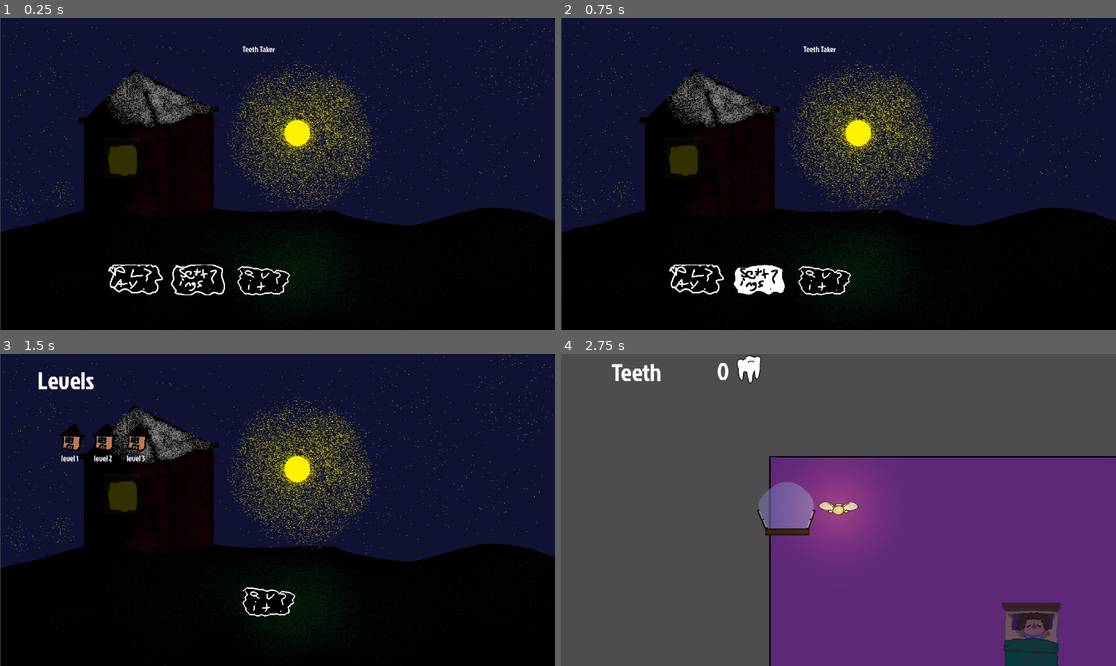
Above: before the commit, frames 1-4 (two rows, left to right).
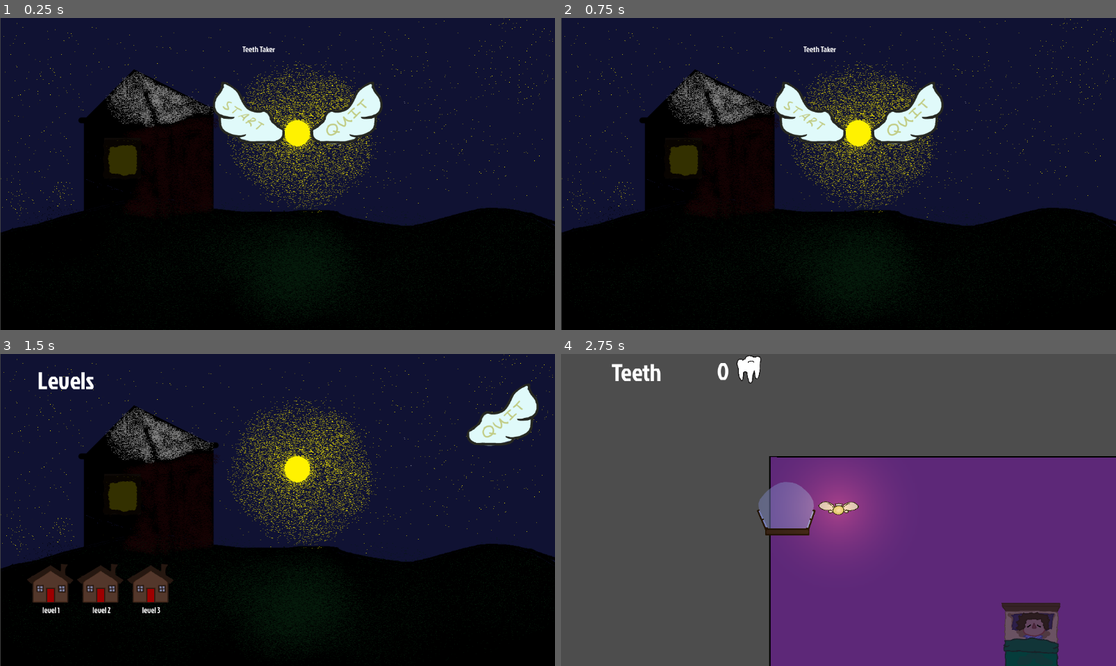
Above: after the commit, the same moments.

Repository: Cthulhu5227/Collector_videogame
Game: Godot game, scene res://main_menu.tscn
Two runs of this game, one before a commit and one after it. Both use one fixed random seed, a clock stepped at 60 frames per second and the inputs below.
Inputs (mouse positions are in pixels of both pictures, inside the frame that each line leads up to; where the layout moved, square brackets give the same spot in the first picture):
- Up to frame 1 (0.25 s): no input
- Up to frame 2 (0.75 s): click (760, 280) at 0.52 s
- Up to frame 3 (1.5 s): click (249, 450) [138, 616] at 1.25 s
- Up to frame 4 (2.75 s): click "level 1" at 2 s

The runs differ from the first frame. In frame 1, 3.4% of the frame differs, in the area x 19-69%, y 21-89%; in frame 2, 3.7%; in frame 3, 4.5%, in the area x 4-97%, y 10-85%; in frame 4, nothing differs.

Commit message:
update icons

Diff:
--- a/level_menu.gd
+++ b/level_menu.gd
@@ -16,9 +16,6 @@
 		clone.get_node("Label").text = "level %d" % (level+1)
 		level_container.add_child(clone)
 
-
-
 func load_level(level_number: int):
 	var level_path = "res://levels/level_%d.tscn" % level_number
-
 	return level_path
--- a/level_menu.tscn
+++ b/level_menu.tscn
@@ -1,13 +1,15 @@
-[gd_scene load_steps=8 format=3 uid="uid://vwwap5brwk8m"]
+[gd_scene load_steps=9 format=3 uid="uid://vwwap5brwk8m"]
 
 [ext_resource type="Script" uid="uid://emsltq2jrsih" path="res://level_menu.gd" id="1_lnidy"]
 [ext_resource type="Texture2D" uid="uid://dsf2v8vjsxxab" path="res://assets/title screen.png" id="2_gd4f1"]
-[ext_resource type="Texture2D" uid="uid://d4lasqjwyn2xn" path="res://assets/quit_test.png" id="2_w32vy"]
-[ext_resource type="Texture2D" uid="uid://c5kahe2avqb5h" path="res://assets/quit_hover_test.png" id="3_gd4f1"]
+[ext_resource type="FontFile" uid="uid://b85gv5ftrx6vg" path="res://assets/fonts/JockeyOne-Regular.otf" id="3_7blhc"]
 [ext_resource type="Script" uid="uid://bslujryosl65c" path="res://quit_button.gd" id="4_7blhc"]
-[ext_resource type="Texture2D" uid="uid://pikc035wvieh" path="res://assets/level_icon_test.png" id="6_w32vy"]
+[ext_resource type="Texture2D" uid="uid://cxi3kmc7fauk3" path="res://assets/sprites/wings_q.png" id="4_gd4f1"]
+[ext_resource type="Texture2D" uid="uid://cpjuti0dcgfdl" path="res://assets/sprites/wings_q_hover.png" id="5_gd4f1"]
+[ext_resource type="Texture2D" uid="uid://o5q36v7ihw3c" path="res://assets/sprites/house_icon.png" id="7_gd4f1"]
 
 [sub_resource type="LabelSettings" id="LabelSettings_y1rhc"]
+font = ExtResource("3_7blhc")
 font_size = 50
 
 [node name="level_menu" type="Control"]
@@ -39,12 +41,12 @@
 
 [node name="quit_button" type="TextureButton" parent="."]
 layout_mode = 0
-offset_left = 525.0
-offset_top = 469.0
-offset_right = 653.0
-offset_bottom = 533.0
-texture_normal = ExtResource("2_w32vy")
-texture_hover = ExtResource("3_gd4f1")
+offset_left = 973.0
+offset_top = 20.0
+offset_right = 1101.0
+offset_bottom = 84.0
+texture_normal = ExtResource("4_gd4f1")
+texture_hover = ExtResource("5_gd4f1")
 script = ExtResource("4_7blhc")
 
 [node name="level_container" type="HFlowContainer" parent="."]
@@ -53,22 +55,25 @@
 anchors_preset = -1
 anchor_right = 17.525002
 anchor_bottom = 9.475
-offset_left = 145.0531
-offset_top = 127.690735
-offset_right = 385.99994
-offset_bottom = 59.0
+offset_left = 84.0
+offset_top = 420.0
+offset_right = 428.99994
+offset_bottom = 242.30927
 
 [node name="level_button" type="TextureButton" parent="."]
+self_modulate = Color(0.61390406, 0.5655256, 0.6502272, 1)
 layout_mode = 0
 offset_left = 1930.7861
-offset_top = 172.01703
-offset_right = 1994.7861
-offset_bottom = 236.01703
-texture_normal = ExtResource("6_w32vy")
+offset_top = 170.01703
+offset_right = 2030.7861
+offset_bottom = 270.01703
+texture_normal = ExtResource("7_gd4f1")
 
 [node name="Label" type="Label" parent="level_button"]
 layout_mode = 0
-offset_left = 11.213867
-offset_top = 64.98297
-offset_right = 51.213867
-offset_bottom = 87.98297
+offset_left = 13.213867
+offset_top = 87.98297
+offset_right = 91.21387
+offset_bottom = 110.98297
+horizontal_alignment = 1
+vertical_alignment = 1
--- a/main_menu.tscn
+++ b/main_menu.tscn
@@ -1,14 +1,11 @@
-[gd_scene load_steps=11 format=3 uid="uid://dfr3jgs12x1bd"]
+[gd_scene load_steps=8 format=3 uid="uid://dfr3jgs12x1bd"]
 
 [ext_resource type="Texture2D" uid="uid://dsf2v8vjsxxab" path="res://assets/title screen.png" id="1_0o4t1"]
-[ext_resource type="Texture2D" uid="uid://bdjkb2g2hs0ws" path="res://assets/play_test.png" id="1_8qtwp"]
-[ext_resource type="Texture2D" uid="uid://jdgfcuenow48" path="res://assets/play_hover_test.png" id="2_dy7ct"]
+[ext_resource type="Texture2D" uid="uid://di5t35uemat2" path="res://assets/sprites/wings_s.png" id="2_qe12f"]
 [ext_resource type="Script" uid="uid://l2woama34ovk" path="res://play_button.gd" id="3_0o4t1"]
-[ext_resource type="Texture2D" uid="uid://d28xhsply6db8" path="res://assets/settings_test.png" id="4_0k4wn"]
-[ext_resource type="Texture2D" uid="uid://uregulaewks2" path="res://assets/settings_hover_test.png" id="5_j5v2v"]
-[ext_resource type="Script" uid="uid://bcnm34cpkcwl" path="res://settings_button.gd" id="6_dy7ct"]
-[ext_resource type="Texture2D" uid="uid://d4lasqjwyn2xn" path="res://assets/quit_test.png" id="6_iotk1"]
-[ext_resource type="Texture2D" uid="uid://c5kahe2avqb5h" path="res://assets/quit_hover_test.png" id="7_w44g7"]
+[ext_resource type="Texture2D" uid="uid://cvsb5fumihxhi" path="res://assets/sprites/wings_s_hover.png" id="3_8qtwp"]
+[ext_resource type="Texture2D" uid="uid://cxi3kmc7fauk3" path="res://assets/sprites/wings_q.png" id="5_dy7ct"]
+[ext_resource type="Texture2D" uid="uid://cpjuti0dcgfdl" path="res://assets/sprites/wings_q_hover.png" id="6_0o4t1"]
 [ext_resource type="Script" uid="uid://bslujryosl65c" path="res://quit_button.gd" id="8_cm266"]
 
 [node name="Main Menu" type="Control"]
@@ -30,27 +27,21 @@
 
 [node name="HBoxContainer" type="HBoxContainer" parent="."]
 layout_mode = 0
-offset_left = 250.0
-offset_top = 500.0
-offset_right = 642.0
-offset_bottom = 564.0
+offset_left = 445.0
+offset_top = 91.0
+offset_right = 849.0
+offset_bottom = 291.0
 
 [node name="play_button" type="TextureButton" parent="HBoxContainer"]
 layout_mode = 2
-texture_normal = ExtResource("1_8qtwp")
-texture_hover = ExtResource("2_dy7ct")
+texture_normal = ExtResource("2_qe12f")
+texture_hover = ExtResource("3_8qtwp")
 script = ExtResource("3_0o4t1")
-
-[node name="settings_button" type="TextureButton" parent="HBoxContainer"]
-layout_mode = 2
-texture_normal = ExtResource("4_0k4wn")
-texture_hover = ExtResource("5_j5v2v")
-script = ExtResource("6_dy7ct")
 
 [node name="quit_button" type="TextureButton" parent="HBoxContainer"]
 layout_mode = 2
-texture_normal = ExtResource("6_iotk1")
-texture_hover = ExtResource("7_w44g7")
+texture_normal = ExtResource("5_dy7ct")
+texture_hover = ExtResource("6_0o4t1")
 script = ExtResource("8_cm266")
 
 [node name="Title" type="Label" parent="."]
@@ -62,4 +53,3 @@
 text = "Teeth Taker"
 
 [connection signal="pressed" from="HBoxContainer/play_button" to="HBoxContainer/play_button" method="_on_pressed"]
-[connection signal="pressed" from="HBoxContainer/settings_button" to="HBoxContainer/play_button" method="_on_settings_button_pressed"]
--- a/quicktime/qte_manager.gd
+++ b/quicktime/qte_manager.gd
@@ -34,11 +34,11 @@
 			call_other_script("res://quicktime/qte_mash.gd", diff_array, [$Timer_Bar, $QTE_Instr_Label, $QTE_Input_Label, $QTE_Container])
 		3:
 			if qte_diff == 1:
-				diff_array = [1, 3]
+				diff_array = [1.5, 3]
 			if qte_diff ==  2:
-				diff_array = [0.75, 5]
+				diff_array = [1.1, 5]
 			if qte_diff ==  3:
-				diff_array = [0.35, 7]
+				diff_array = [0.75, 6]
 			call_other_script("res://quicktime/qte_press.gd", diff_array, [$Timer, $Timer_Bar, $QTE_Instr_Label, $QTE_Input_Label, $QTE_Container])
 		_:
 			print("Warning:", qte_type, "is not an accepted QTE")
Binary file added: assets/sprites/house_icon.png
Not shown, added: assets/sprites/house_icon.png.import
Binary file added: assets/sprites/wings_q.png
Not shown, added: assets/sprites/wings_q.png.import
Binary file added: assets/sprites/wings_q_hover.png
Not shown, added: assets/sprites/wings_q_hover.png.import
Binary file added: assets/sprites/wings_s.png
Not shown, added: assets/sprites/wings_s.png.import
Binary file added: assets/sprites/wings_s_hover.png
Not shown, added: assets/sprites/wings_s_hover.png.import
